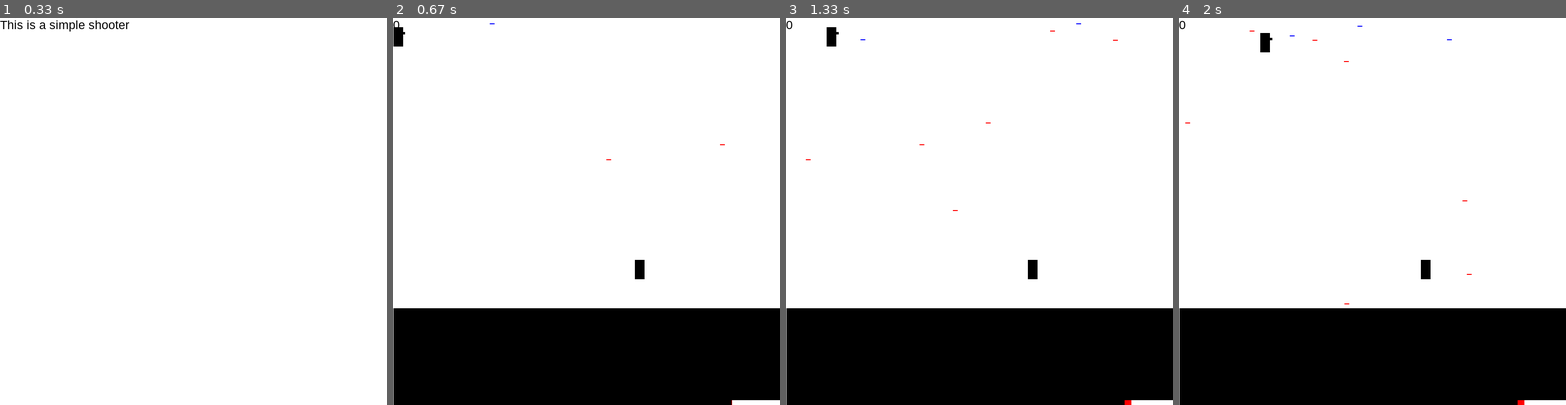
Above: before the commit, frames 1-4 (left to right).
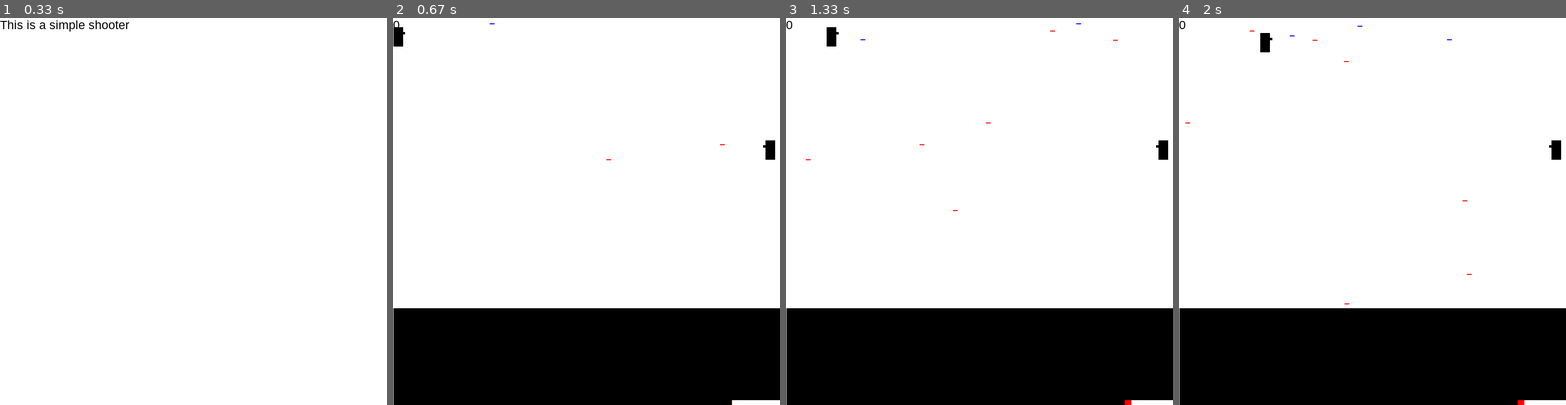
Above: after the commit, the same moments.

Repository: zwang20/SimpleShooter
Game: pygame game, started from project_ss.py
The game is run twice, just before and just after one commit, with the same random seed, the same clock (stepped at 60 frames per second) and the same inputs.
Inputs:
- Up to frame 1 (0.33 s): no input
- Up to frame 2 (0.67 s): tap Space at 0.33 s
- Up to frame 3 (1.33 s): hold D 0.67-1.13 s; hold W from 1.17 s (still down); tap Space at 1.23 s
- Up to frame 4 (2 s): release W at 1.47 s; hold D 1.5-1.97 s; tap Space at 1.57, 1.87 s

Frame 1 is identical in both runs. In frame 2, 0.3% of the frame differs, in the area x 62-99%, y 31-68%; in frame 3, 0.3%; in frame 4, 0.3%.

Commit message:
enemy class created

Diff:
--- a/project_ss.py
+++ b/project_ss.py
@@ -14,7 +14,10 @@
 blue = (0, 0, 255)
 green = (0, 255, 0)
 
-ss_display = pygame.display.set_mode([800, 800])
+display_height = 800
+display_width = 800
+
+ss_display = pygame.display.set_mode([display_width, display_height])
 
 pygame.display.set_caption('Simple Shooter')
 
@@ -22,6 +25,24 @@
 pygame.display.set_icon(
 pygame.image.load(os.path.join('assets', '32x32_project_ss.png'))
 )
+
+class Enemy:
+    width = 20
+    height = 40
+    family = []
+
+    def __init__(self):
+        self.spawn()
+        Enemy.family.append(self)
+
+    def spawn(self):
+        self.x = display_width - Enemy.width - 10
+        self.y = randint(0, display_height - Enemy.height)
+
+    def display(self):
+        ss_rect(self.x, self.y, Enemy.width, Enemy.height)
+        ss_rect(self.x - 5, self.y + 10, 5, 5)
+
 
 def ss_bad_ai(px, py, bx, by, mode='a', difficulty='normal'):
     ss_bad_ai_temp = randint(0,3)
@@ -201,7 +222,10 @@
             ss_rect(700, 790, ss_cooldown, 10, red)
 
             # Enemy
-            ss_rect(ss_bad_pos[0], ss_bad_pos[1], 20, 40)
+            if not Enemy.family:
+                enemy = Enemy()
+            enemy.display()
+            # ss_rect(ss_bad_pos[0], ss_bad_pos[1], 20, 40)
 
             # Bad
             ss_bullets_temp = []
